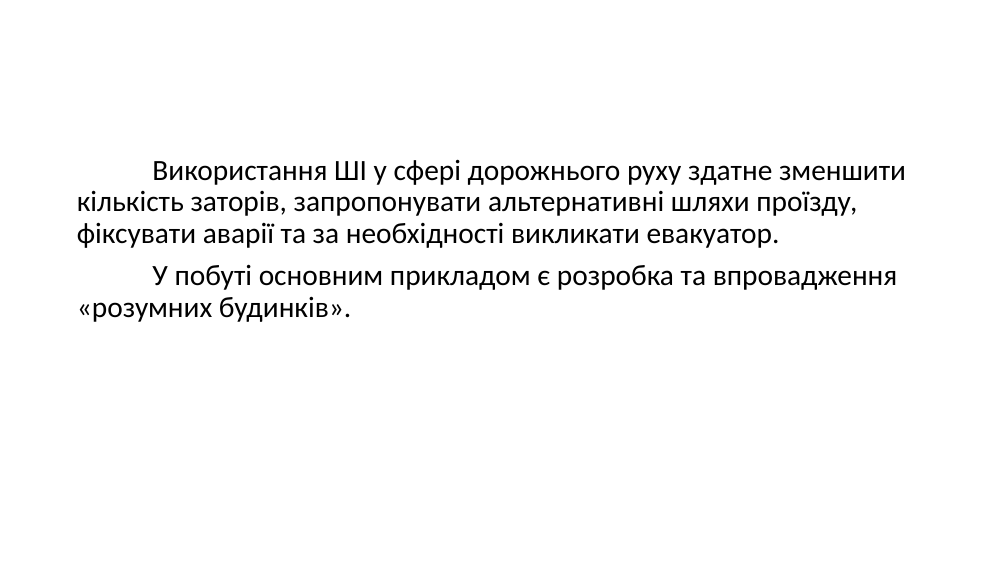
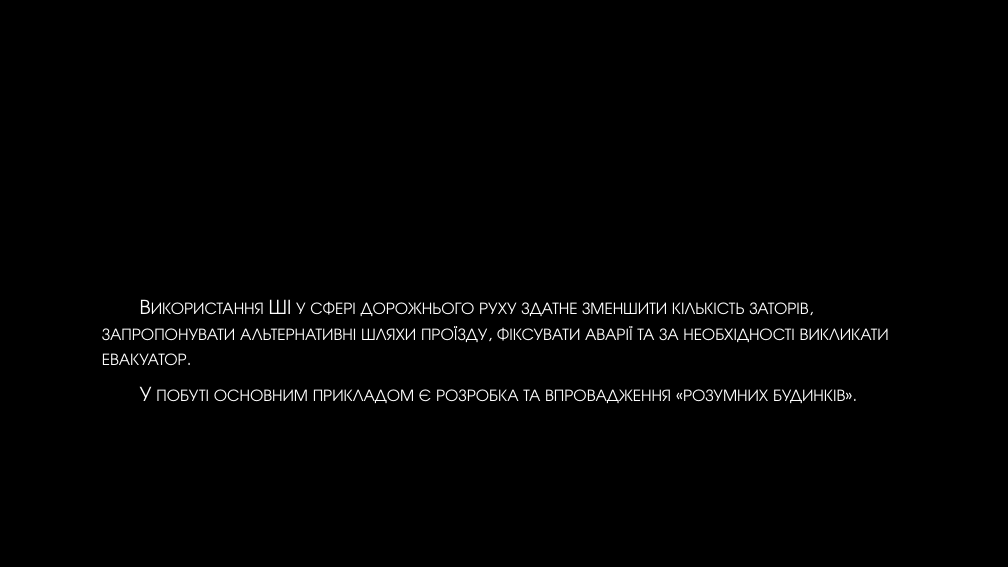
Before and after one commit to NazarkoNaN/Learning2021-2022, a slide deck: slide 10 of ОШІ/Сучасний стан та перспективи штучного інтелекту.pptx. Drawn at 1008x567 pixels with LibreOffice and Linux fonts; fonts in the diff are those of the drawing; background and template pictures are left out. Boxes give left, top, right and bottom in pixels: in the first picture for what was removed or moved away, otherwise in the second. Text is boxed around its words. In the diff, an @@ line names an element or a change of style, - is before the commit and + after.

```diff
--- a/ОШІ/Сучасний стан та перспективи штучного інтелекту.pptx
+++ b/ОШІ/Сучасний стан та перспективи штучного інтелекту.pptx
@@ background #FFFFFF to picture (left out) @@
@@ text "Використання ШІ у сфері дорожнього ...": place and size @@
-text "Використання ШІ у сфері дорожнього ..." at box(77, 159, 906, 322)
+text "Використання ШІ у сфері дорожнього ..." at box(102, 299, 889, 403)
@@ text "Використання ШІ у сфері дорожнього ..." at box(102, 299, 889, 403): size 28 to 20 pt, font Calibri to TeX Gyre Adventor, text colour #000000 to gradient #FFFFFF to #BFBFBF, small capitals on; line spacing 0.9 to 1; vertical alignment top to middle @@
```
Also in this commit, not shown: 14 other slides changed, 11 other files.
